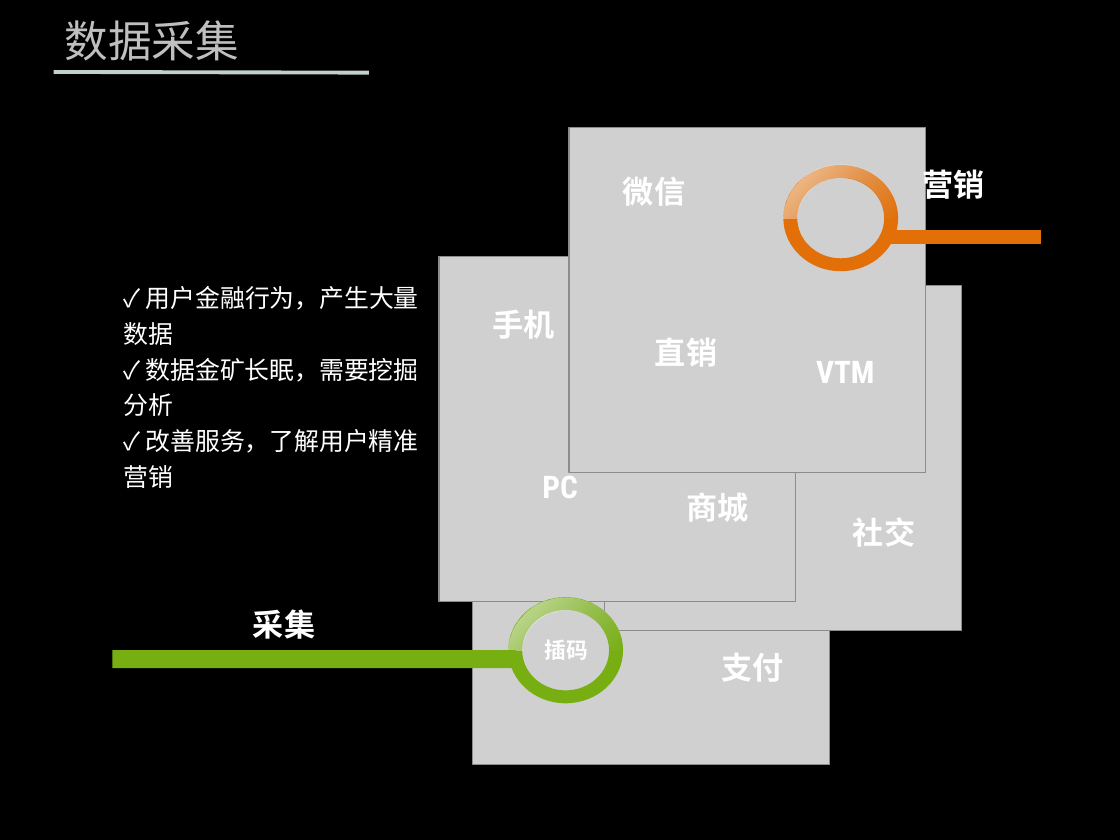
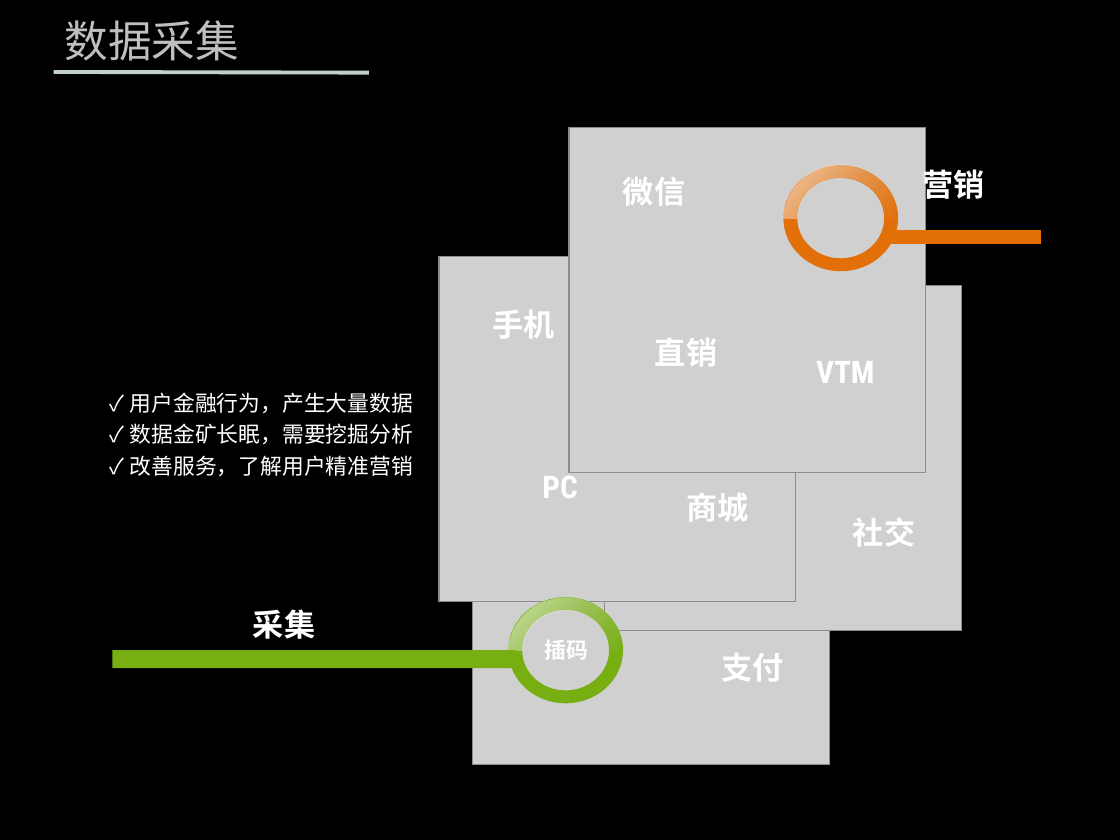
Before and after one commit to zhenghong/UBP, a slide deck: slide 5 of 营销.pptx (slide 4 before the commit). Drawn at 1120x840 pixels with LibreOffice and Linux fonts; fonts in the diff are those of the drawing; grey boxes stand for pictures; background and template pictures are left out. Boxes give left, top, right and bottom in pixels: in the first picture for what was removed or moved away, otherwise in the second. Text is boxed around its words. In the diff, an @@ line names an element or a change of style, - is before the commit and + after.

```diff
--- a/营销.pptx
+++ b/营销.pptx
@@ text "✓ 用户金融行为，产生大量数据": place and size @@
-text "✓ 用户金融行为，产生大量数据" at box(123, 286, 419, 488)
+text "✓ 用户金融行为，产生大量数据" at box(130, 392, 414, 476)
@@ text "✓ 用户金融行为，产生大量数据" at box(130, 392, 414, 476): size 16 to 14 pt @@
```
Also in this commit, not shown: 4 other slides changed, 1 slide added.
